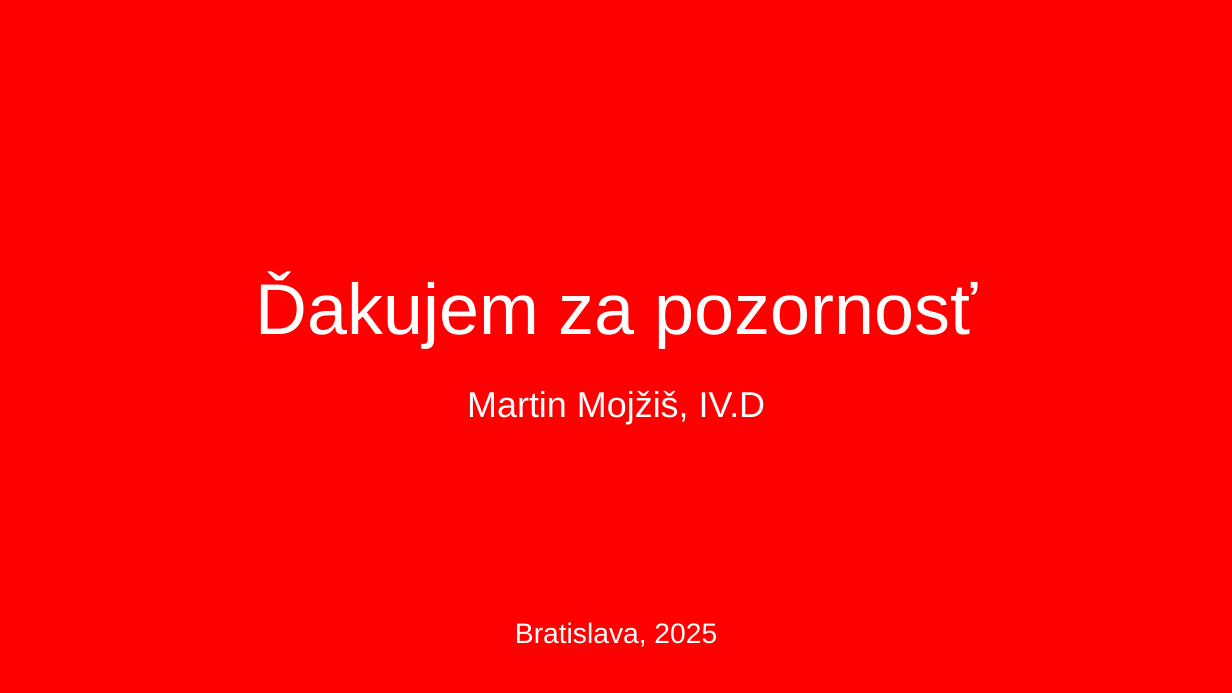
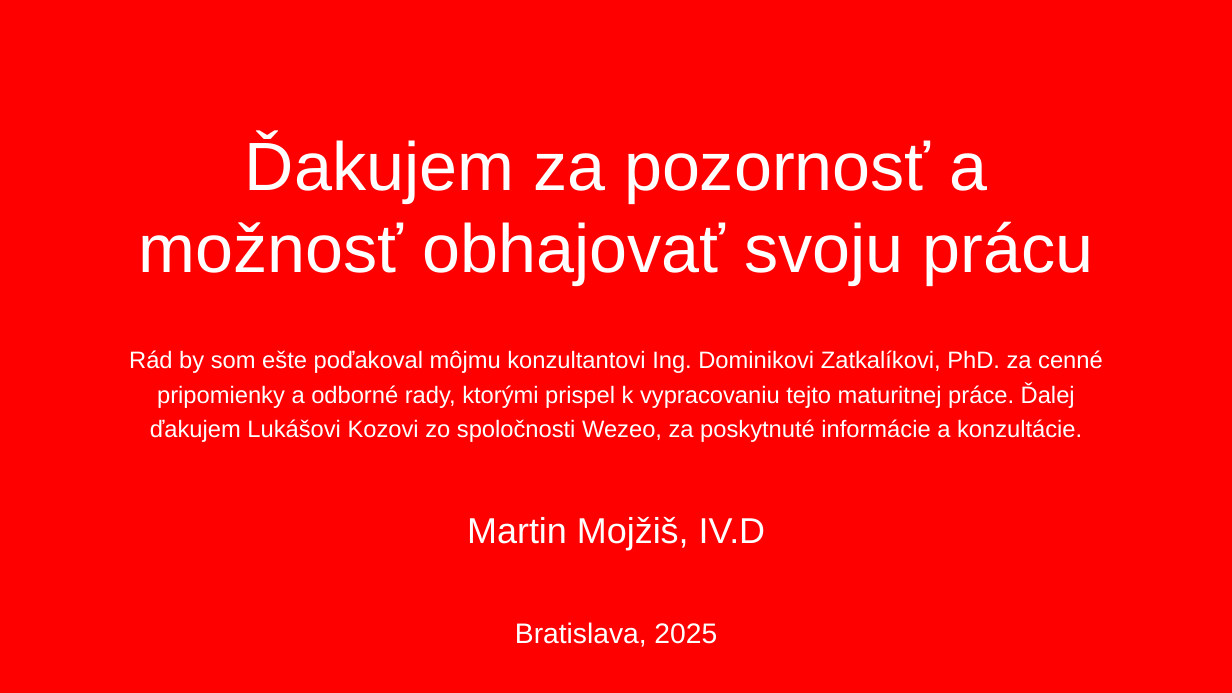
Before and after one commit to Autobahn-sk/Autobahn.sk, a slide deck: slide 14 of __prezentacia__/Prezentácia Martin Mojžiš.pptx. Drawn at 1232x693 pixels with LibreOffice and Linux fonts; fonts in the diff are those of the drawing; background and template pictures are left out. Boxes give left, top, right and bottom in pixels: in the first picture for what was removed or moved away, otherwise in the second. Text is boxed around its words. In the diff, an @@ line names an element or a change of style, - is before the commit and + after.

```diff
--- a/__prezentacia__/Prezentácia Martin Mojžiš.pptx
+++ b/__prezentacia__/Prezentácia Martin Mojžiš.pptx
@@ title at box(139, 136, 1093, 285): text changed; size 112 to 106.4 pt @@
-Ďakujem za pozornosť
+Ďakujem za pozornosť a možnosť obhajovať svoju prácu
@@ text added at box(129, 350, 1103, 442), 37 pt, text #FFFFFF @@
+Rád by som ešte poďakoval môjmu konzultantovi Ing. Dominikovi Zatkalíkovi, PhD. za cenné pripomienky a odborné rady, ktorými prispel k vypracovaniu tejto maturitnej práce. Ďalej ďakujem Lukášovi Kozovi zo spoločnosti Wezeo, za poskytnuté informácie a konzultácie.
@@ text "Martin Mojžiš, IV.D": place and size @@
-text "Martin Mojžiš, IV.D" at box(467, 391, 766, 424)
+text "Martin Mojžiš, IV.D" at box(467, 517, 766, 550)
@@ text "Martin Mojžiš, IV.D" at box(467, 517, 766, 550): vertical alignment top to middle @@
```
Also in this commit, not shown: 11 other slides changed, 1 slide added.
